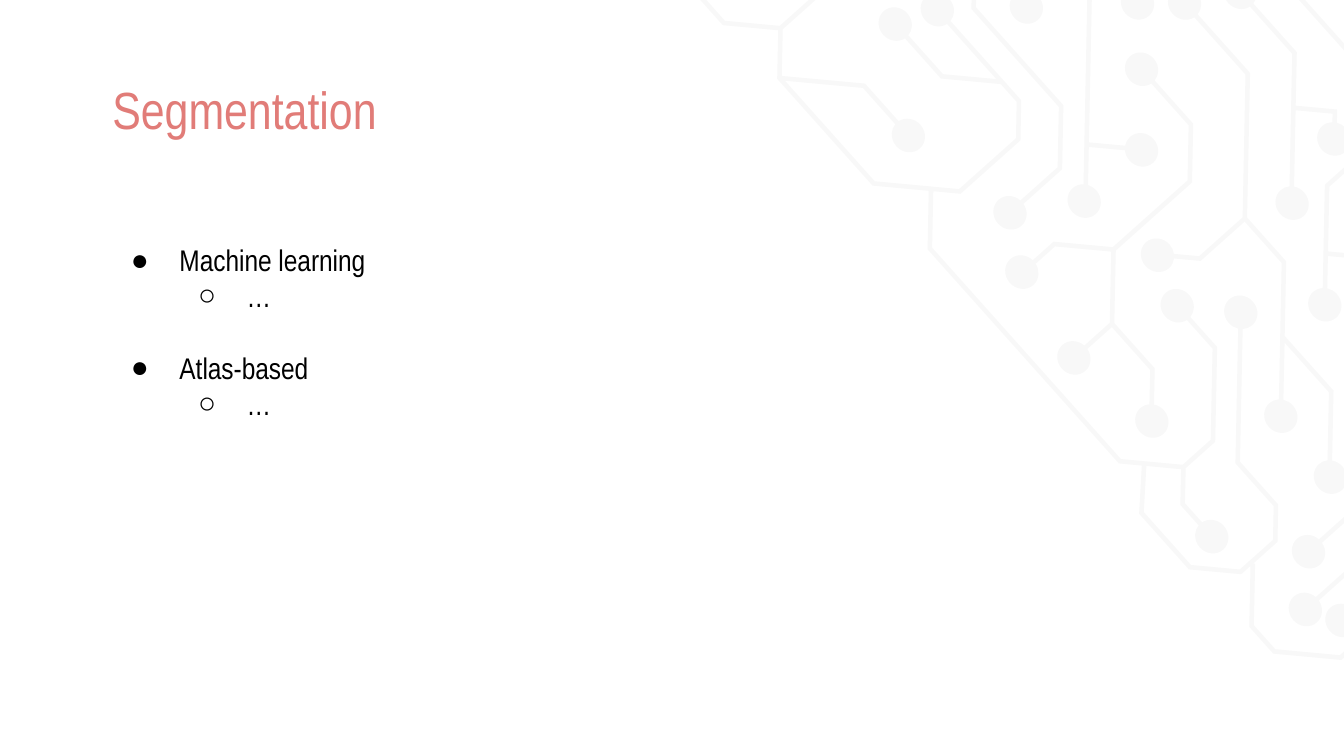
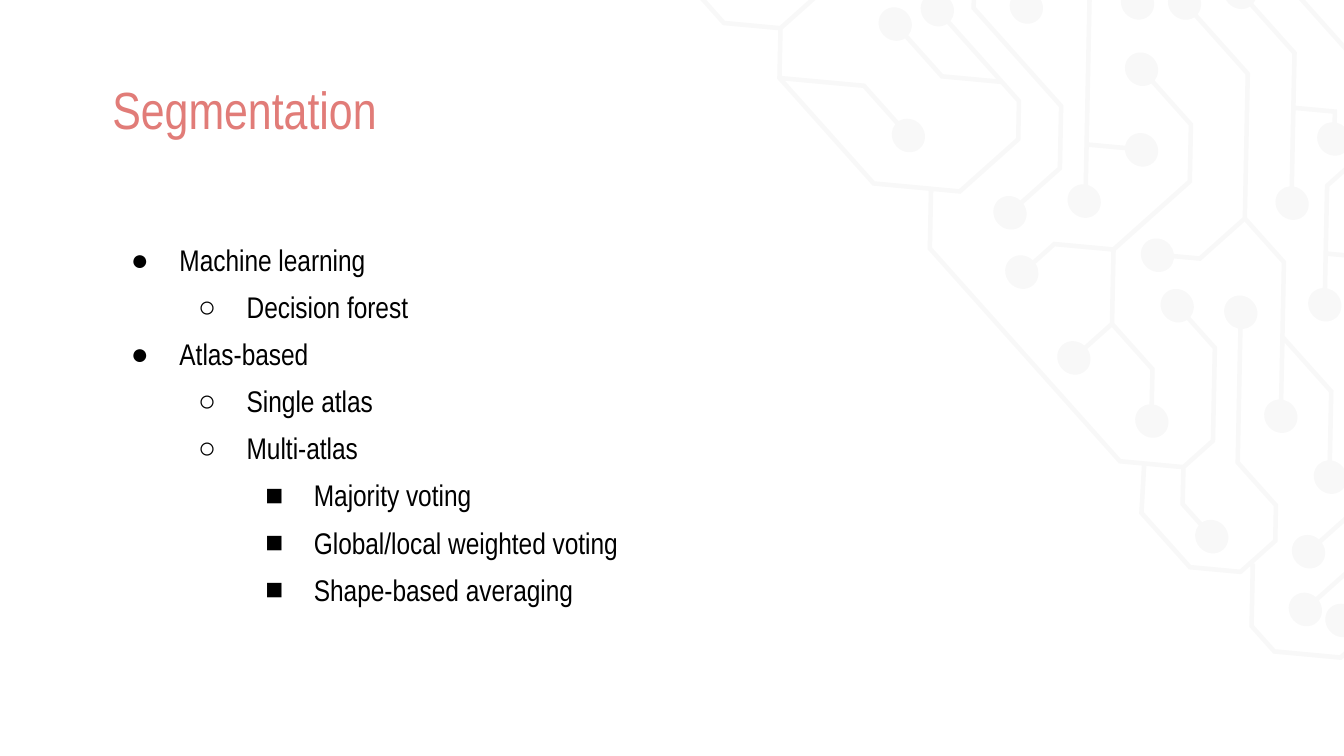
Before and after one commit to uro1012/MIALab, a slide deck: slide 4 of presentation/Presentation_valerioMollet.pptx (slide 5 before the commit). Drawn at 1344x756 pixels with LibreOffice and Linux fonts; fonts in the diff are those of the drawing. Boxes give left, top, right and bottom in pixels: in the first picture for what was removed or moved away, otherwise in the second. Text is boxed around its words. In the diff, an @@ line names an element or a change of style, - is before the commit and + after.

```diff
--- a/presentation/Presentation_valerioMollet.pptx
+++ b/presentation/Presentation_valerioMollet.pptx
@@ text at [179, 249, 365, 366]: more space between paragraphs @@
@@ text at [247, 296, 408, 319]: text changed @@
-  ○ …
+  ○ Decision forest
@@ text at [247, 390, 618, 607]: text changed @@
-  ○ …
+  ○ Single atlas
+  ○ Multi-atlas
+    ■ Majority voting
+    ■ Global/local weighted voting
+    ■ Shape-based averaging
```
Also in this commit, not shown: 8 other slides changed, 1 other file.
